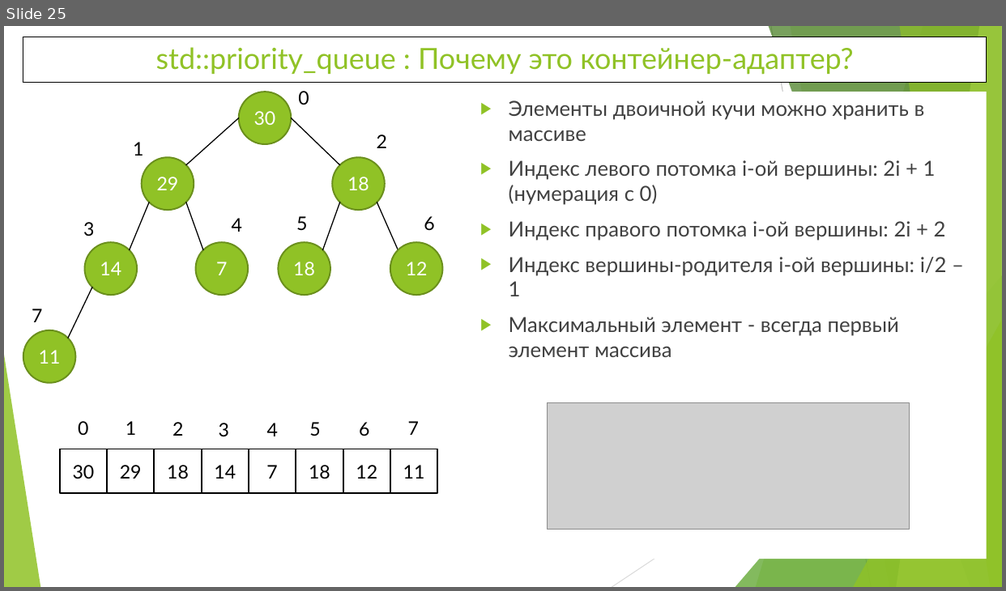
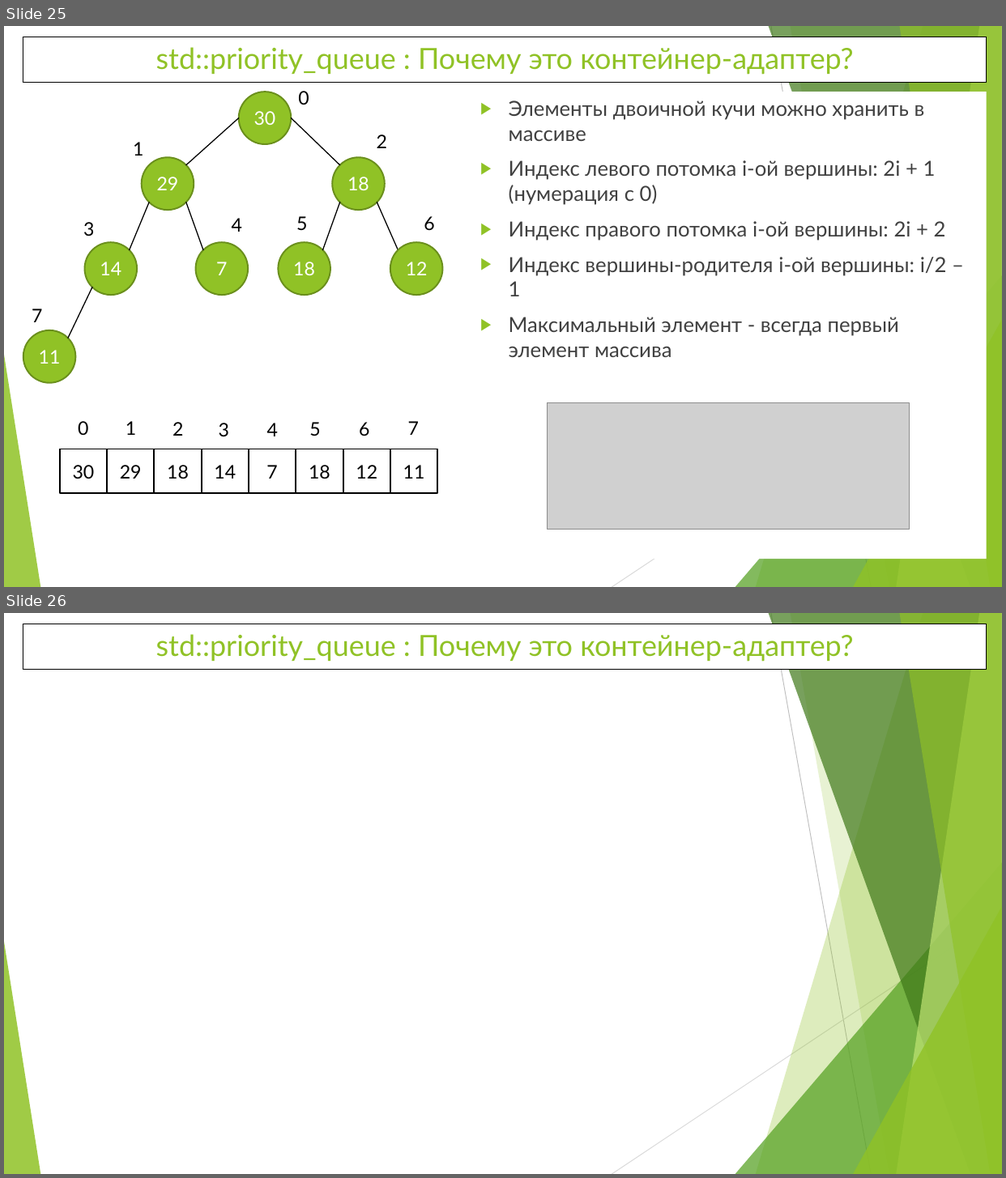
Before and after one commit to WhiteCatStudies/lectures, a slide deck: lecture1/lecture1.pptx. Shown one above the other, each under a label of ours: slide 25 before the commit, slides 25 and 26 after it. The pictures are 1006x591 and 1006x1178 pixels, drawn with LibreOffice and Linux fonts; fonts in the diff are those of the drawing; grey boxes stand for pictures. Boxes give left, top, right and bottom in pixels: in the first picture for what was removed or moved away, otherwise in the second. Text is boxed around its words. In the diff, an @@ line names an element or a change of style, - is before the commit and + after.

```diff
--- a/lecture1/lecture1.pptx
+++ b/lecture1/lecture1.pptx
@@ slide 26 added at [4,613,1002,1174], background #FFFFFF; not listed: 10 template elements that a slide beside it also shows @@
@@ rectangle added at [23,624,987,669], fill #FFFFFF, outline #000000 0.75 pt, 28 pt, text #90C226 @@
+std::priority_queue : Почему это контейнер-адаптер?
```
Also in this commit, not shown: 3 other slides added, 2 slides removed, 2 other files.
